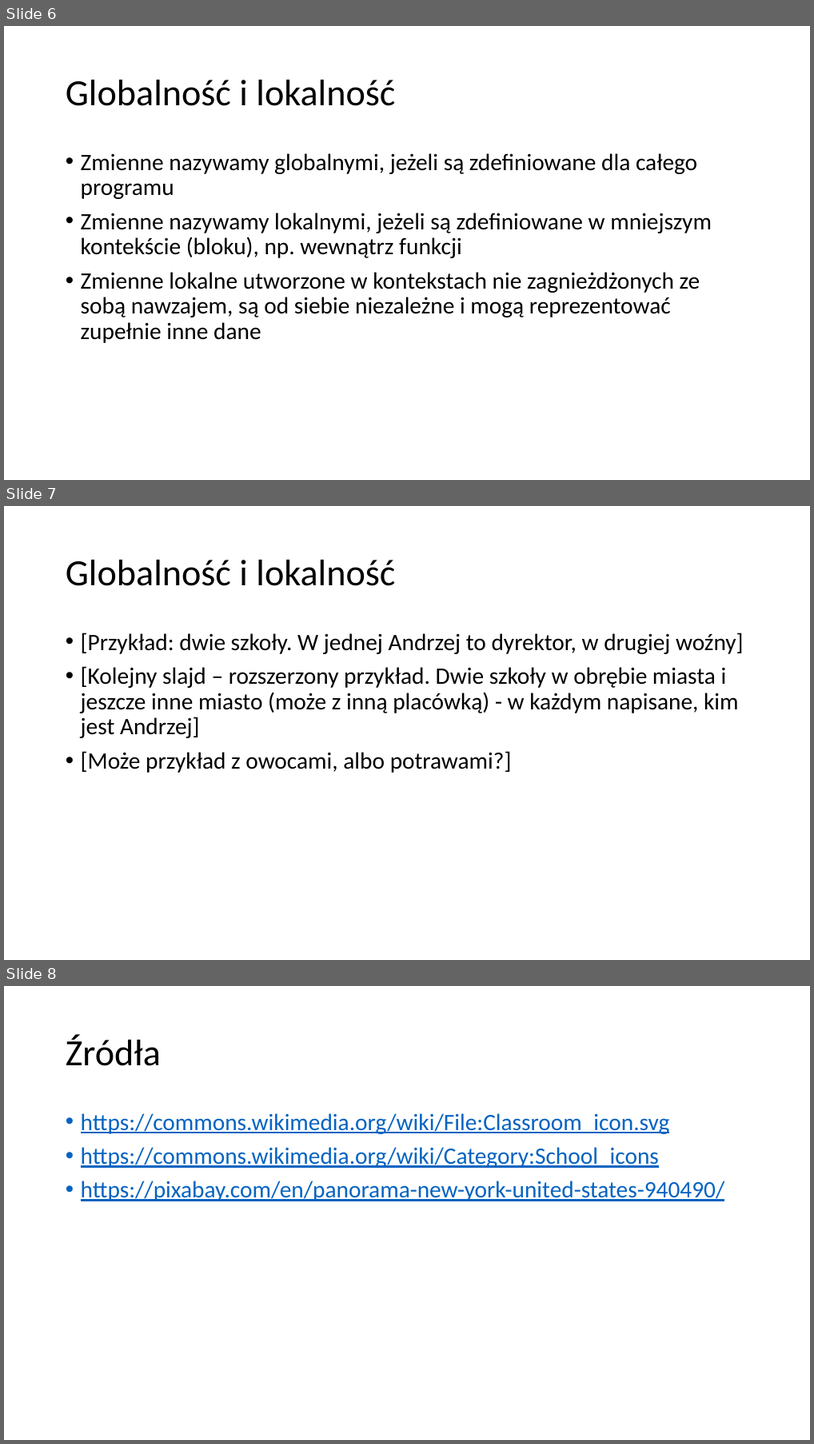
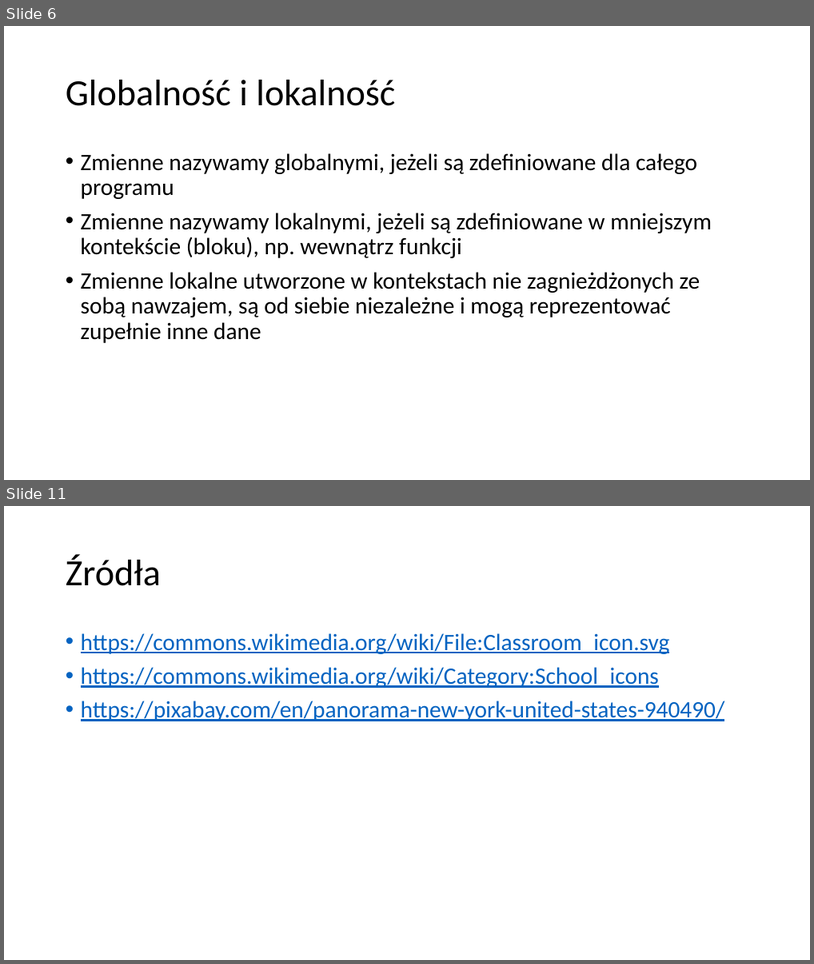
Before and after one commit to blackbat13/CS-HTiEW, a slide deck: Wprowadzenie do funkcji/III. Wprowadzenie do funkcji - globalność i lokalność zmiennych/Globalność i lokalność.pptx. Shown one above the other, each under a label of ours: slides 6, 7 and 8 before the commit, slides 6 and 11 after it; the slides between them are not shown. The pictures are 814x1444 and 814x964 pixels, drawn with LibreOffice and Linux fonts; fonts in the diff are those of the drawing. Boxes give left, top, right and bottom in pixels: in the first picture for what was removed or moved away, otherwise in the second. Text is boxed around its words. In the diff, an @@ line names an element or a change of style, - is before the commit and + after.

```diff
--- a/Wprowadzenie do funkcji/III. Wprowadzenie do funkcji - globalność i lokalność zmiennych/Globalność i lokalność.pptx
+++ b/Wprowadzenie do funkcji/III. Wprowadzenie do funkcji - globalność i lokalność zmiennych/Globalność i lokalność.pptx
@@ slide 7 removed at (4,506,810,960), background #FFFFFF @@
@@ title removed at (66,560,395,586) @@
-Globalność i lokalność
@@ text removed at (81,632,744,772) @@
-• [Przykład: dwie szkoły. W jednej Andrzej to dyrektor, w drugiej woźny]
-• [Kolejny slajd – rozszerzony przykład. Dwie szkoły w obrębie miasta i jeszcze inne miasto (może z inną placówką) - w każdym napisane, kim jest Andrzej]
-• [Może przykład z owocami, albo potrawami?]
@@ what was slide 8 is now slide 11 @@
```
Also in this commit, not shown: 3 slides changed, 4 slides added.
